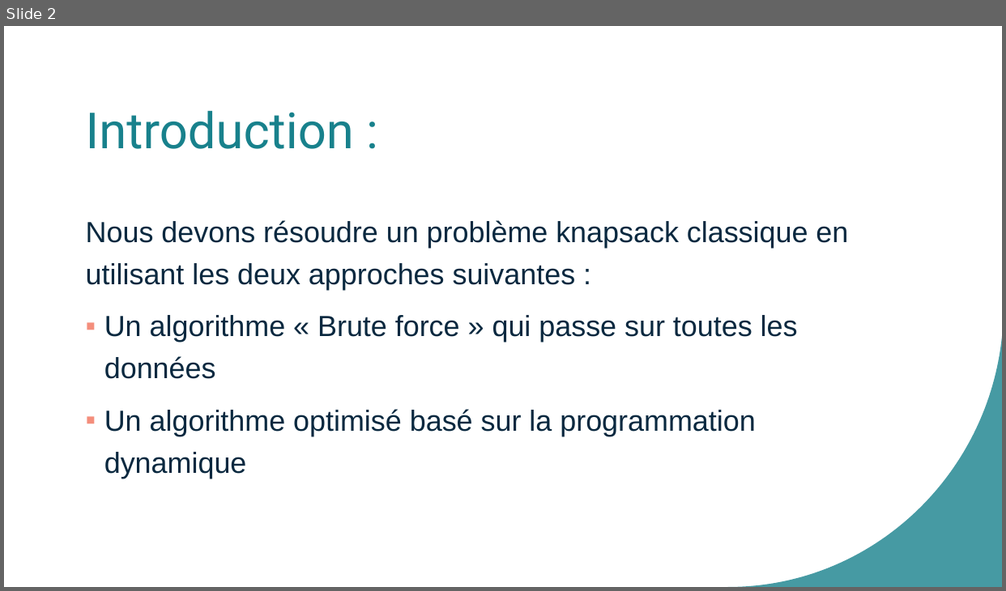
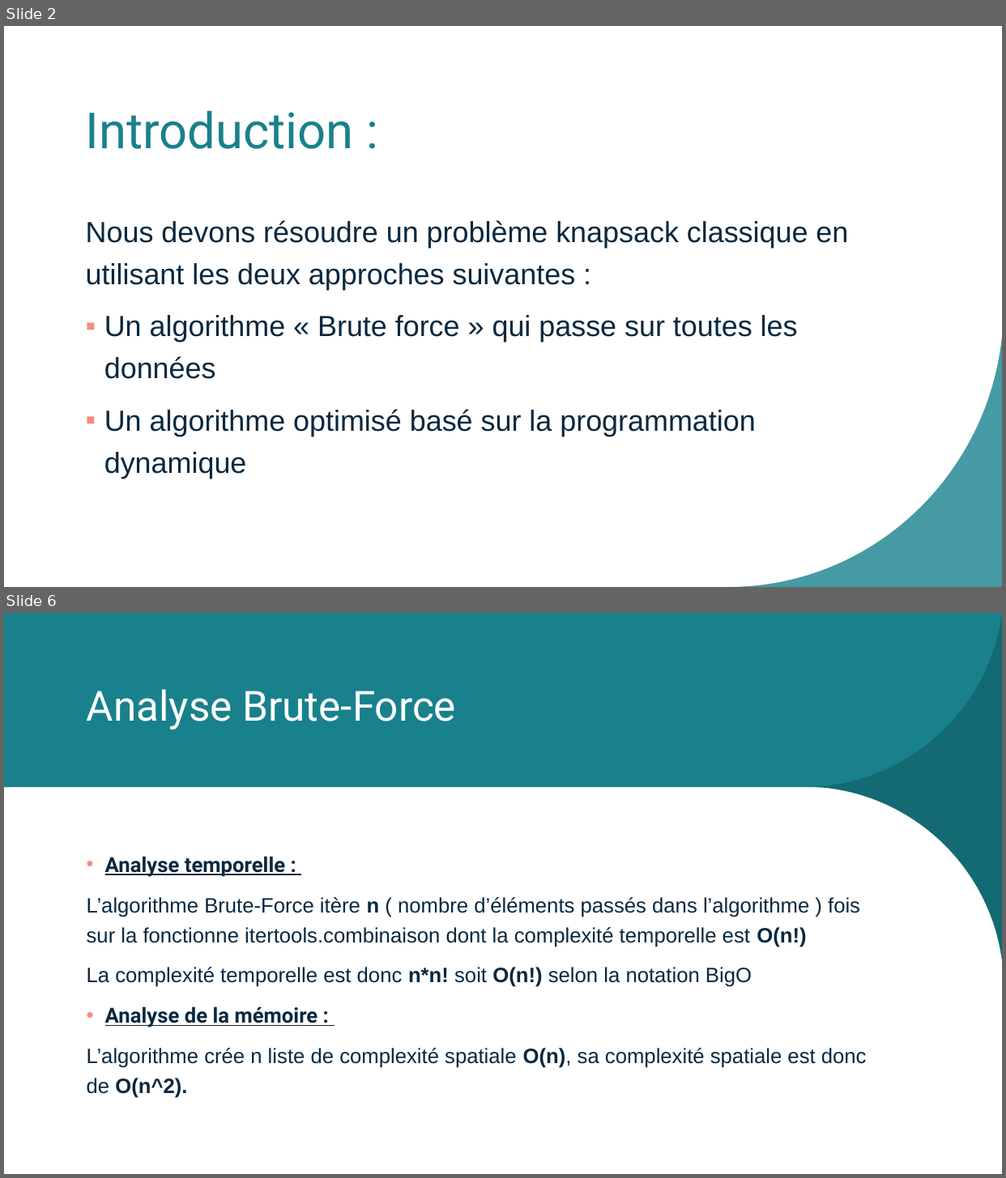
Before and after one commit to AlexandreDuthil/OC_P7, a slide deck: Présentation1.pptx. Shown one above the other, each under a label of ours: slide 2 before the commit, slides 2 and 6 after it; the slides between them are not shown. The pictures are 1006x591 and 1006x1178 pixels, drawn with LibreOffice and Linux fonts; fonts in the diff are those of the drawing. Boxes give left, top, right and bottom in pixels: in the first picture for what was removed or moved away, otherwise in the second. Text is boxed around its words. In the diff, an @@ line names an element or a change of style, - is before the commit and + after.

```diff
--- a/Présentation1.pptx
+++ b/Présentation1.pptx
@@ slide 6 added at (4, 613, 1002, 1174), background #FFFFFF; not listed: 1 template element that a slide beside it also shows @@
@@ rectangle added at (4, 613, 1002, 1174), fill #FFFFFF @@
@@ rectangle added at (4, 613, 1002, 787), fill #18818C @@
@@ freeform shape added at (811, 613, 1002, 973), fill #18818C @@
@@ freeform shape added at (811, 613, 1002, 973), fill #126169 at 70% opacity @@
@@ title added at (87, 689, 456, 730), 40 pt, text #FFFFFF @@
+Analyse Brute-Force
@@ text added at (87, 856, 867, 1098), 20 pt, text #09283F @@
+• Analyse temporelle :
+L’algorithme Brute-Force itère n ( nombre d’éléments passés dans l’algorithme ) fois sur la fonctionne itertools.combinaison dont la complexité temporelle est O(n!)
+La complexité temporelle est donc n*n! soit O(n!) selon la notation BigO
+• Analyse de la mémoire :
+L’algorithme crée n liste de complexité spatiale O(n), sa complexité spatiale est donc de O(n^2).
```
Also in this commit, not shown: 1 slide changed, 9 other slides added, 1 other file.
